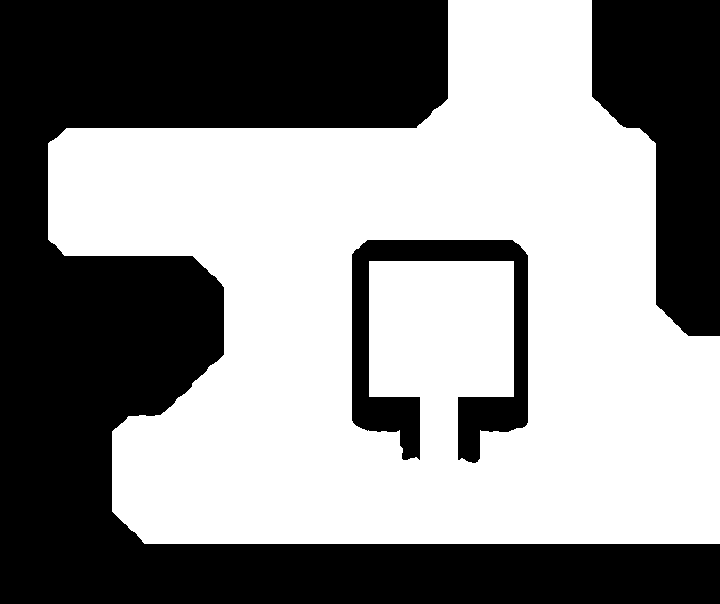
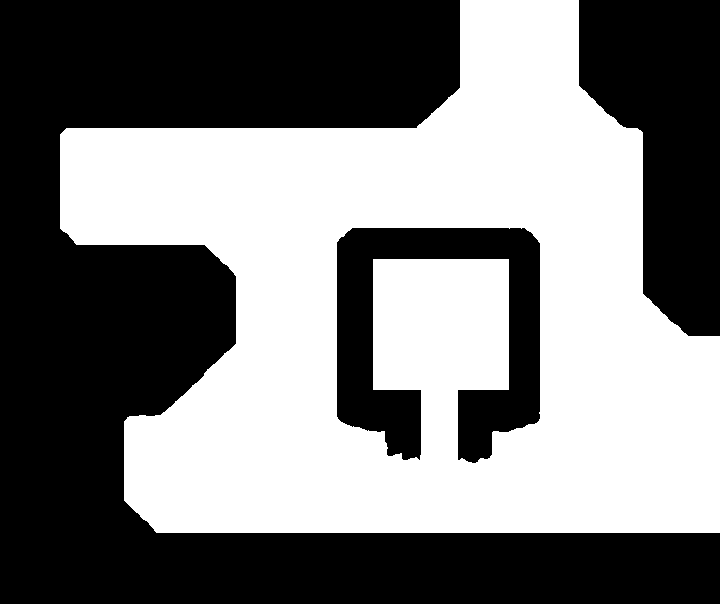
Revision of a layered 720 × 604 image; what changed, layer by layer:
"Group 4": blend pass through → normal over [48, 0, 720, 544]
removed layer "Layer 60" from group "Group 4" over [352, 240, 528, 459]
added layer "Layer 60 copy 2" in group "Group 4" over [337, 228, 540, 459]
added layer "Layer 58 copy" in group "Group 4" over [48, 0, 720, 544]
added layer "Layer 59 copy" in group "Group 4" over [579, 0, 675, 324]
moved "Group 2 copy" into group "Group 5" over [352, 240, 528, 459]
moved "Group 1 copy" into group "Group 5" over [48, 0, 720, 544]
moved "Group 3 copy" into group "Group 5" over [592, 97, 675, 324]
hid group "Group 3" (24 layers) over [592, 97, 675, 324]
hid group "Group 2" (1 layers) over [352, 240, 528, 459]
